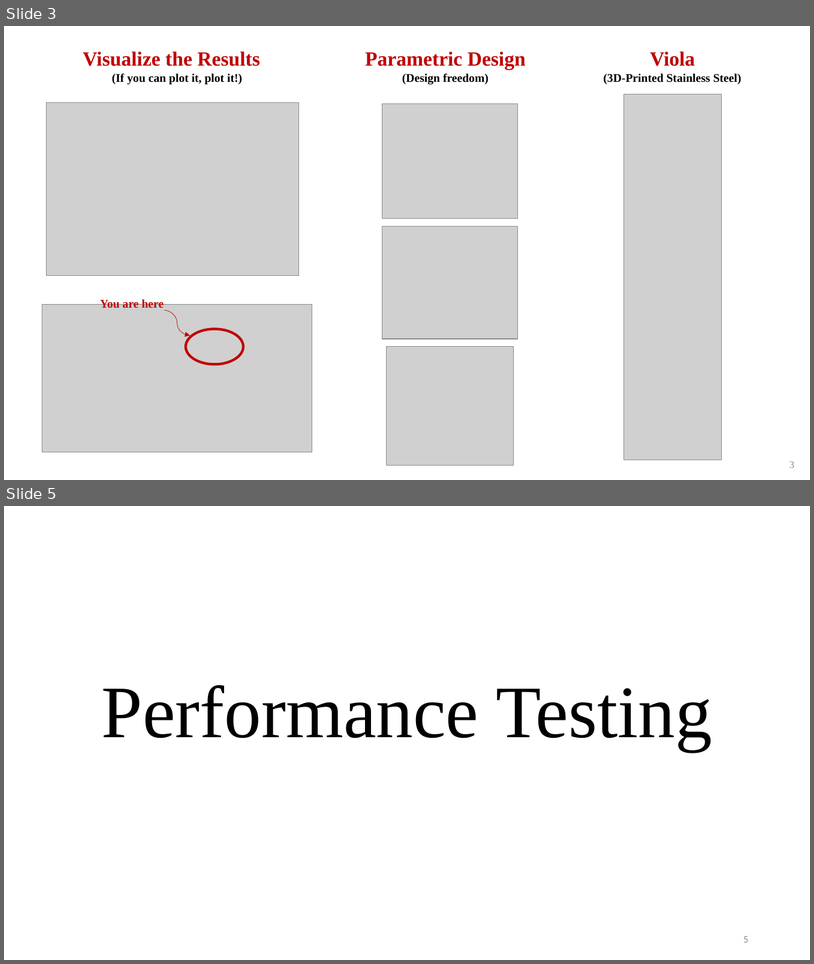
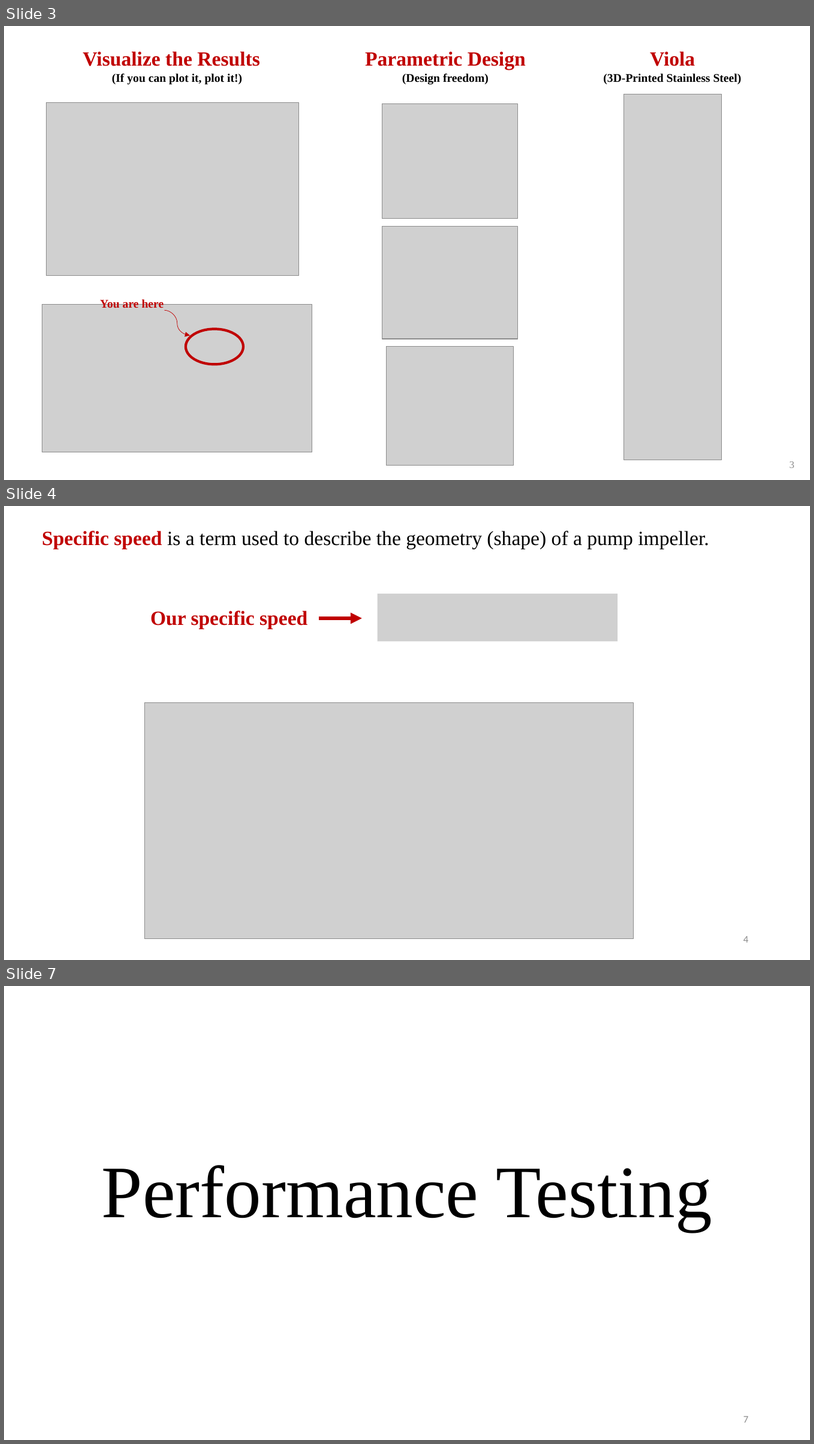
Before and after one commit to psas/electric-feed-system-prototype, a slide deck: Docs/Presentations/Slides/froyo_edits.pptx. Shown one above the other, each under a label of ours: slides 3 and 5 before the commit, slides 3, 4 and 7 after it; the slides between them are not shown. The pictures are 814x964 and 814x1444 pixels, drawn with LibreOffice and Linux fonts; fonts in the diff are those of the drawing; grey boxes stand for pictures. Boxes give left, top, right and bottom in pixels: in the first picture for what was removed or moved away, otherwise in the second. Text is boxed around its words. In the diff, an @@ line names an element or a change of style, - is before the commit and + after.

```diff
--- a/Docs/Presentations/Slides/froyo_edits.pptx
+++ b/Docs/Presentations/Slides/froyo_edits.pptx
@@ slide 4 added at box(4, 506, 810, 960), background #FFFFFF @@
@@ text added at box(42, 531, 709, 549), 24 pt, text #000000 @@
+Specific speed is a term used to describe the geometry (shape) of a pump impeller.
@@ picture added at box(378, 594, 618, 642) @@
@@ text added at box(150, 610, 308, 629), 24 pt, text #C00000, bold @@
+Our specific speed
@@ arrow added from (319, 618) to (362, 618), #C00000 4.5 pt @@
@@ picture added at box(144, 702, 634, 939) @@
@@ page number added at box(744, 936, 749, 942), 12 pt, text #8C8C8C @@
+4
@@ what was slide 5 is now slide 7 @@
@@ page number at box(744, 1416, 749, 1422): text changed @@
-5
+7
```
Also in this commit, not shown: 2 other slides added, 1 slide removed, 1 other file.
